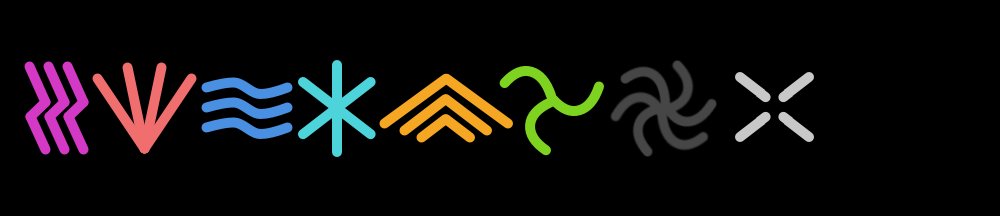
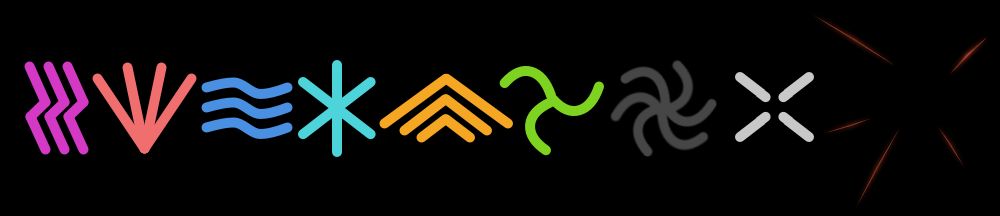
The second 1000px x 216px image is a revision of the first. Changes to its layers:
added group "tp" with 6 layers above "bg" over [813, 14, 989, 209]
